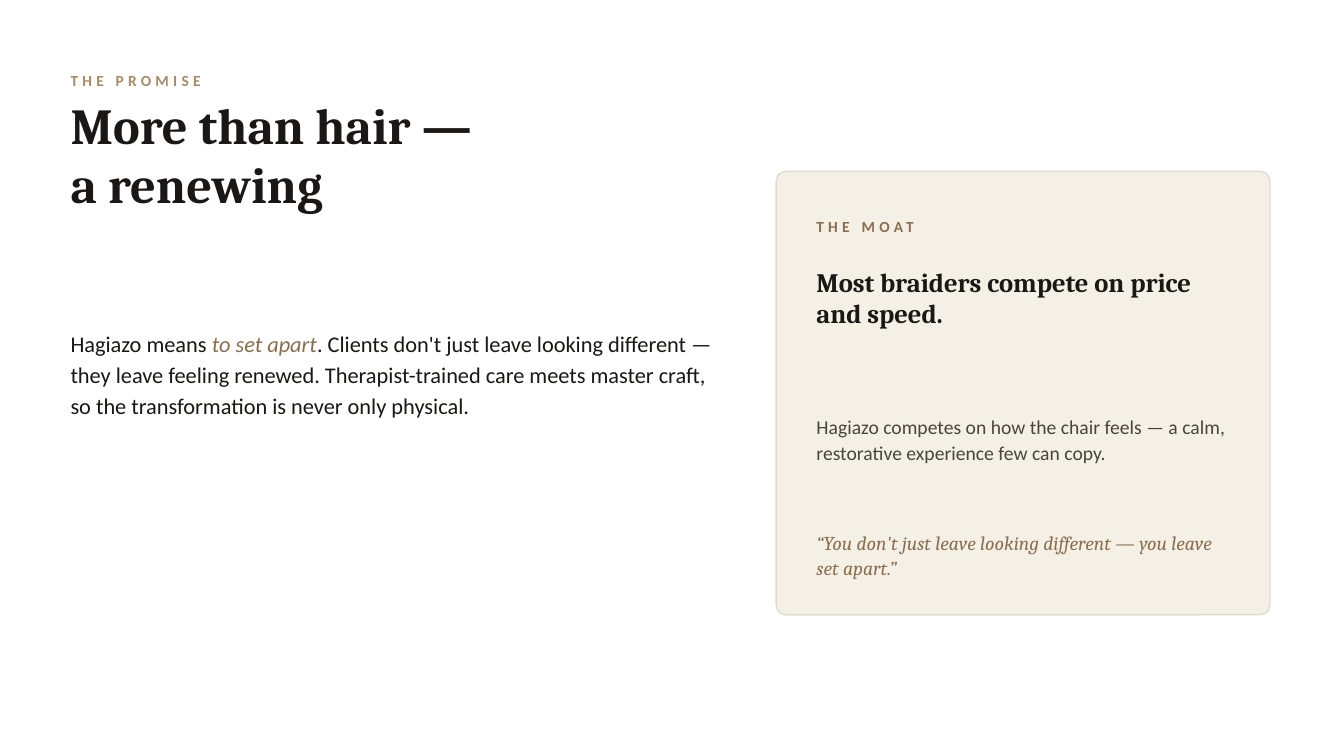
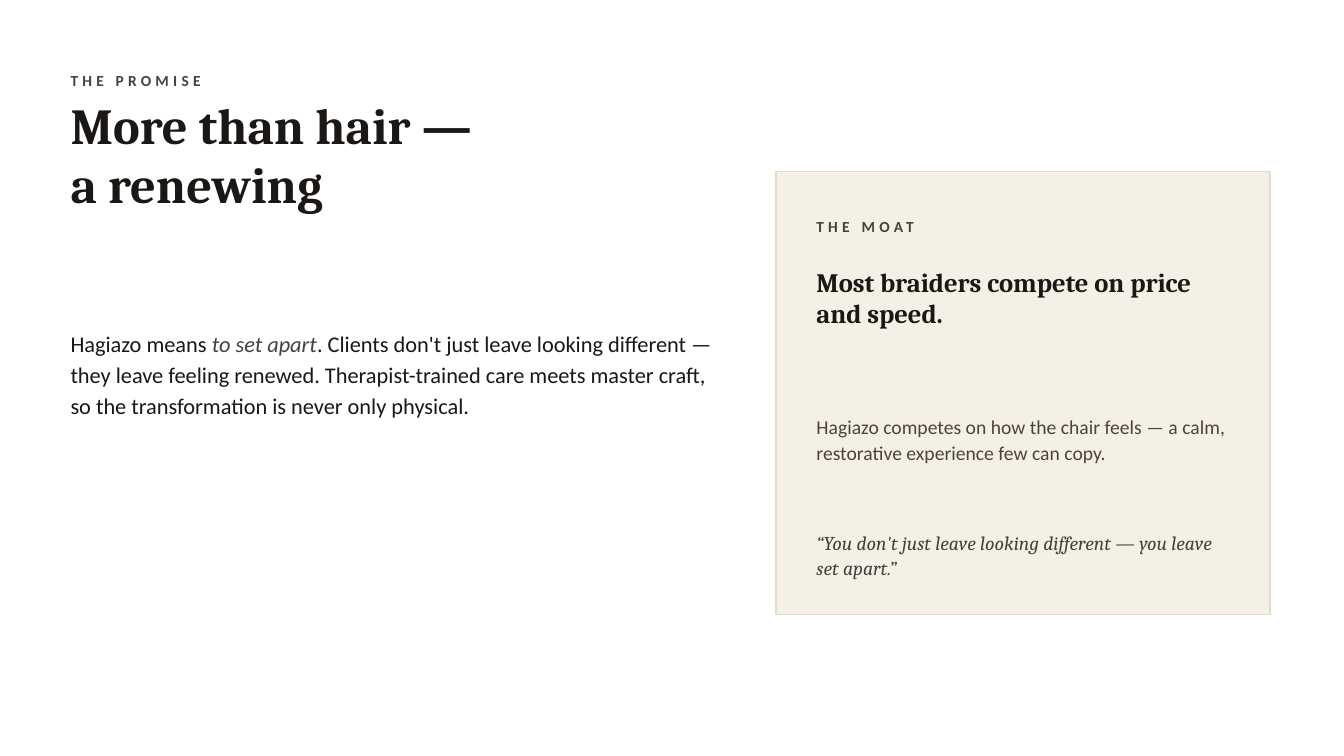
Before and after one commit to elkelvinwilliams/harlow-hair-beauty, a slide deck: slide 5 of business/HAGIAZO_HAIR_Business_Pack.pptx. Drawn at 1344x756 pixels with LibreOffice and Linux fonts; fonts in the diff are those of the drawing. Boxes give left, top, right and bottom in pixels: in the first picture for what was removed or moved away, otherwise in the second. Text is boxed around its words. In the diff, an @@ line names an element or a change of style, - is before the commit and + after.

```diff
--- a/business/HAGIAZO_HAIR_Business_Pack.pptx
+++ b/business/HAGIAZO_HAIR_Business_Pack.pptx
@@ text "THE PROMISE" at [71, 76, 201, 86]: text colour #A98A66 to #45413C @@
@@ rectangle at [776, 171, 1270, 615]: rounded rectangle to rectangle @@
@@ text "THE MOAT" at [817, 212, 1230, 242]: text colour #8A6F4E to #45413C @@
@@ text "Hagiazo means to set apart. ..." at [71, 336, 706, 418]: text colour #8A6F4E to #45413C in "to set apart." @@
@@ text "“You don't just leave looking ..." at [816, 536, 1211, 580]: text colour #8A6F4E to #45413C @@
```
Also in this commit, not shown: 11 other slides changed, 16 other files.
